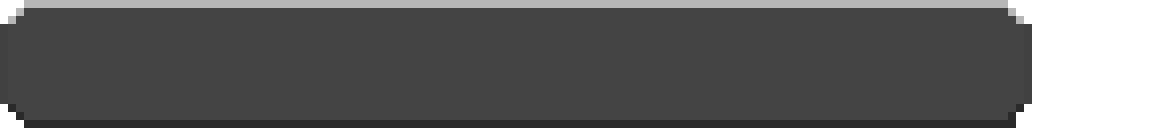
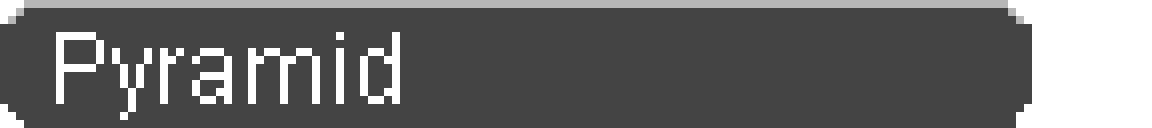
Revision of a layered 1152×128 image; what changed, layer by layer:
added layer "Pyramid" above "BG" over left=56, top=32, right=400, bottom=120
renamed "pmmlock15.png" to "BG", painted on it over left=0, top=24, right=1032, bottom=128
renamed "Pasted Layer" to "JP", showed it, painted on it over left=80, top=32, right=400, bottom=120
